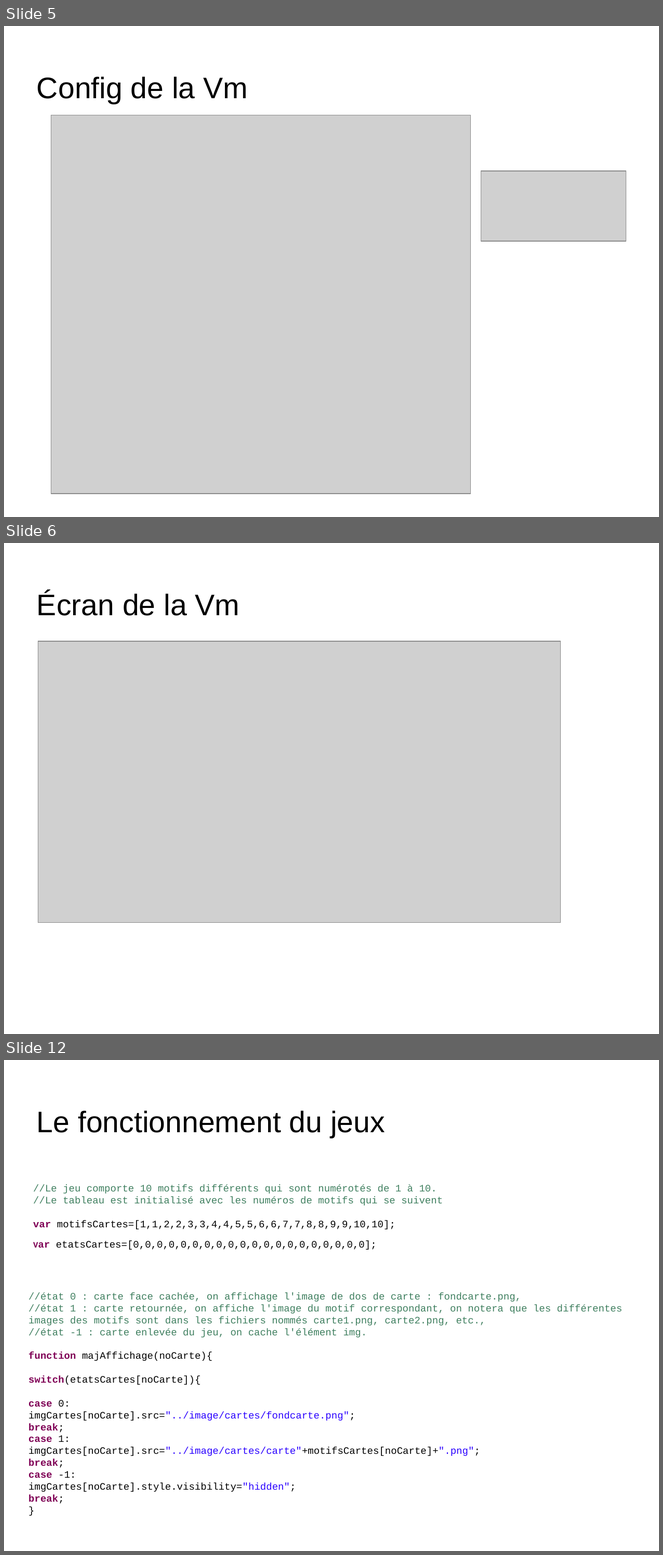
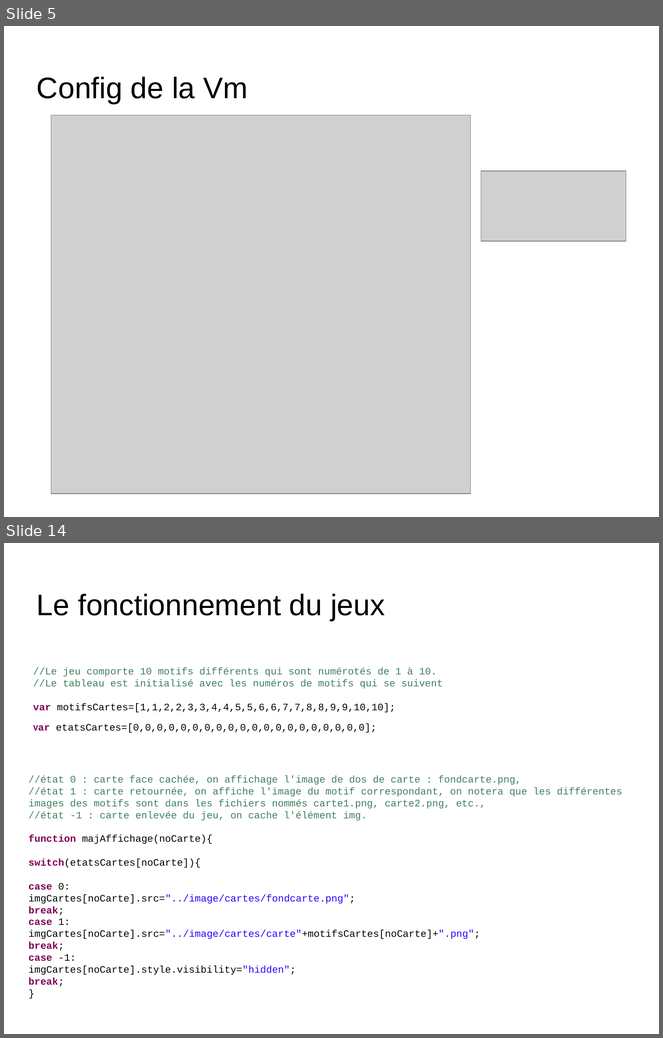
Before and after one commit to ClementM0512/Projet_Ortho, a slide deck: diapo karl Bourgault.odp. Shown one above the other, each under a label of ours: slides 5, 6 and 12 before the commit, slides 5 and 14 after it; the slides between them are not shown. The pictures are 663x1555 and 663x1038 pixels, drawn with LibreOffice and Linux fonts; fonts in the diff are those of the drawing; grey boxes stand for pictures; background and template pictures are left out. Boxes give left, top, right and bottom in pixels: in the first picture for what was removed or moved away, otherwise in the second. Text is boxed around its words. In the diff, an @@ line names an element or a change of style, - is before the commit and + after.

```diff
--- a/diapo karl Bourgault.odp
+++ b/diapo karl Bourgault.odp
@@ slide 6 removed at [4, 543, 659, 1034], background picture (left out) @@
@@ title removed at [37, 592, 240, 616] @@
-Écran de la Vm
@@ picture removed at [38, 641, 561, 923] @@
@@ what was slide 12 is now slide 14 @@
```
Also in this commit, not shown: 4 slides changed, 5 slides added, 3 other slides removed, 2 other files.
